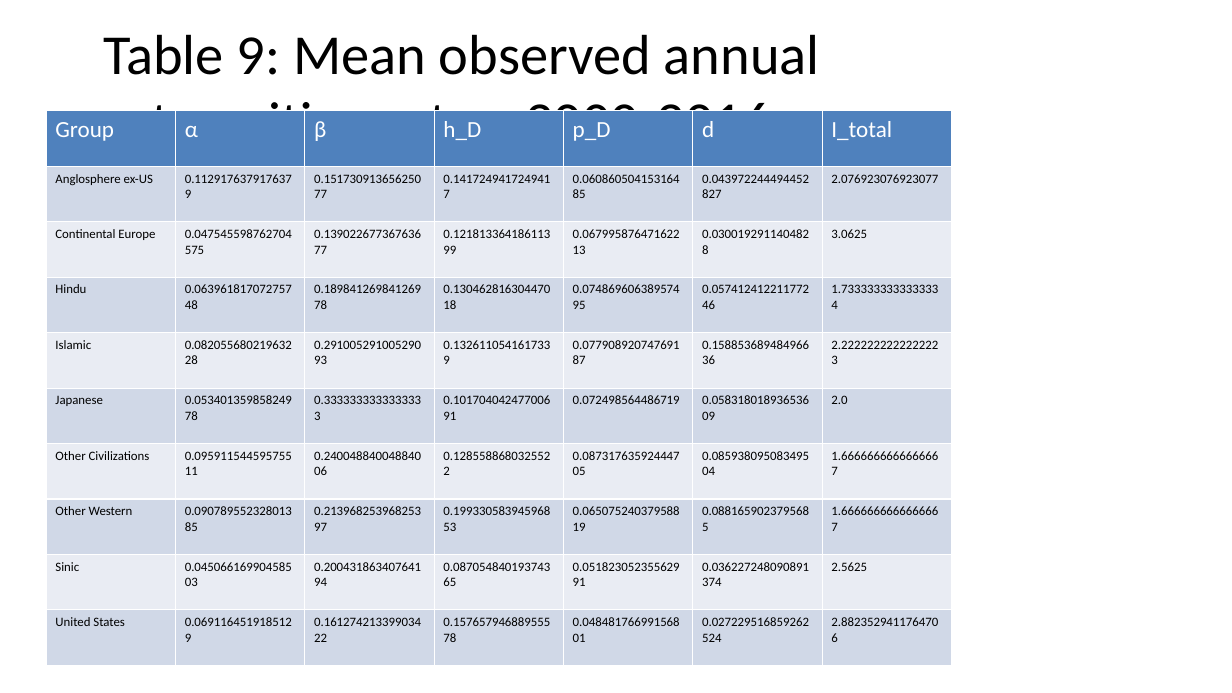
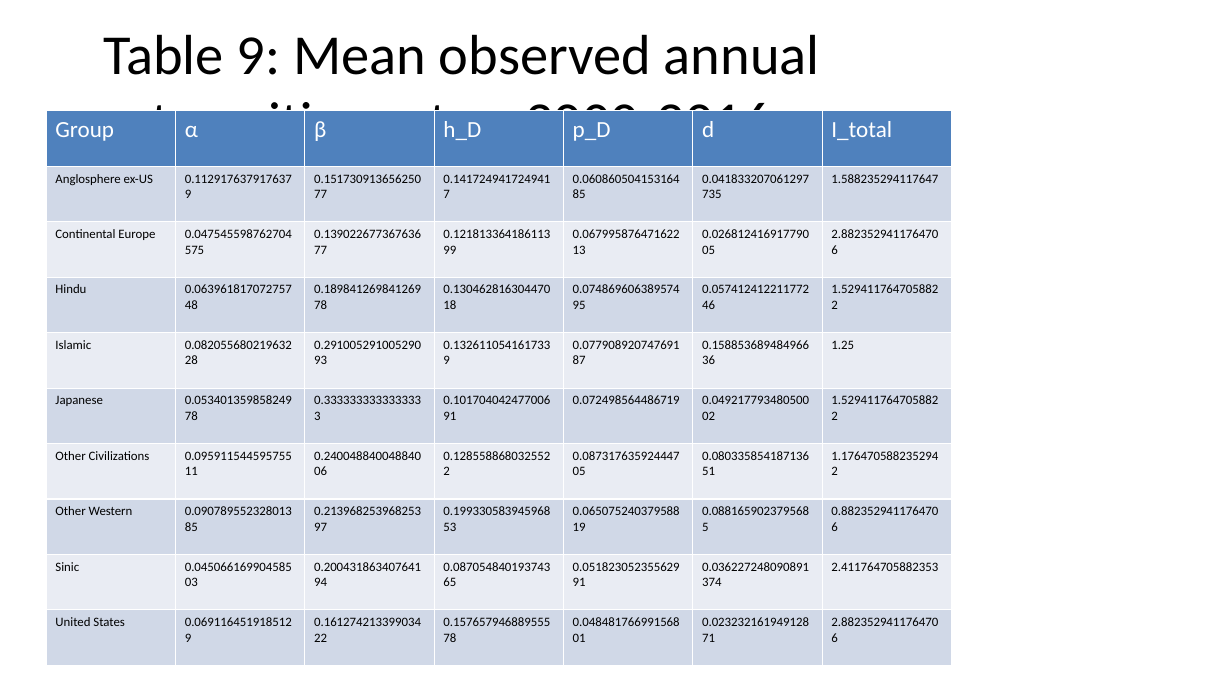
Before and after one commit to bougtoir/medical-accident-its-analysis, a slide deck: slide 19 of researcher_mobility_ode/docs/manuscript_full_article_figures.pptx. Drawn at 1232x693 pixels with LibreOffice and Linux fonts; fonts in the diff are those of the drawing. Boxes give left, top, right and bottom in pixels: in the first picture for what was removed or moved away, otherwise in the second. Text is boxed around its words. In the diff, an @@ line names an element or a change of style, - is before the commit and + after.

```diff
--- a/researcher_mobility_ode/docs/manuscript_full_article_figures.pptx
+++ b/researcher_mobility_ode/docs/manuscript_full_article_figures.pptx
@@ table at (46,111,952,665) @@
-row 2, column 6: 0.043972244494452827
+row 2, column 6: 0.041833207061297735
-row 2, column 7: 2.076923076923077
+row 2, column 7: 1.588235294117647
-row 3, column 6: 0.0300192911404828
+row 3, column 6: 0.02681241691779005
-row 3, column 7: 3.0625
+row 3, column 7: 2.8823529411764706
-row 4, column 7: 1.7333333333333334
+row 4, column 7: 1.5294117647058822
-row 5, column 7: 2.2222222222222223
+row 5, column 7: 1.25
-row 6, column 6: 0.05831801893653609
+row 6, column 6: 0.04921779348050002
-row 6, column 7: 2.0
+row 6, column 7: 1.5294117647058822
-row 7, column 6: 0.08593809508349504
+row 7, column 6: 0.08033585418713651
-row 7, column 7: 1.6666666666666667
+row 7, column 7: 1.1764705882352942
-row 8, column 7: 1.6666666666666667
+row 8, column 7: 0.8823529411764706
-row 9, column 7: 2.5625
+row 9, column 7: 2.411764705882353
-row 10, column 6: 0.027229516859262524
+row 10, column 6: 0.02323216194912871
```
Also in this commit, not shown: 2 other slides changed, 18 other files.
